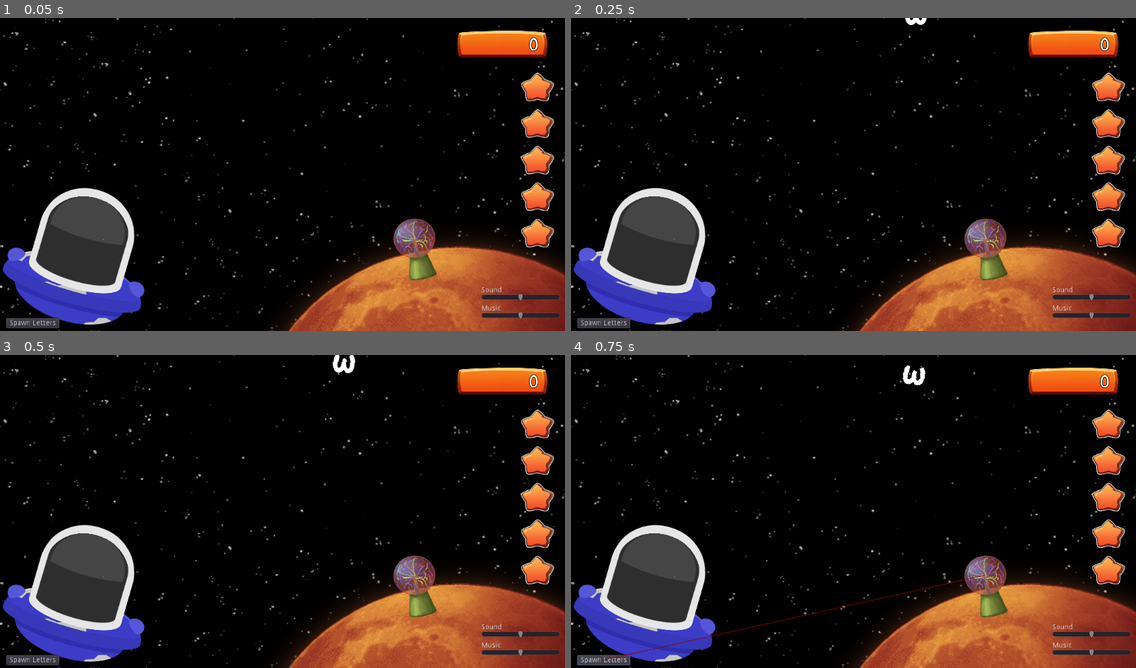
Above: before the commit, frames 1-4 (two rows, left to right).
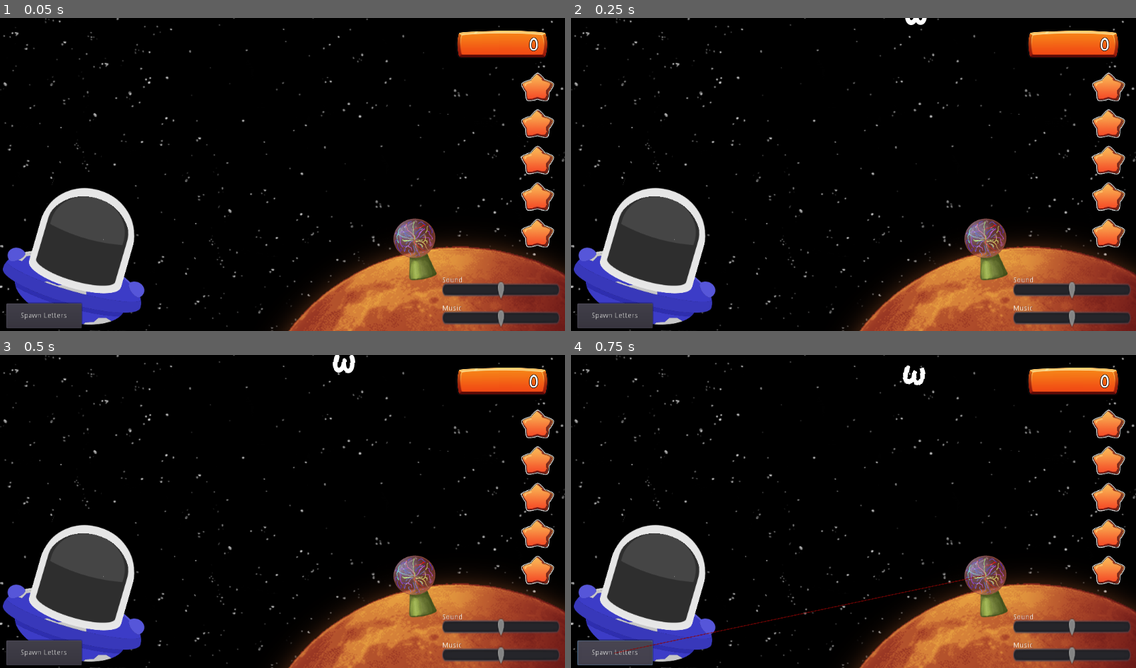
Above: after the commit, the same moments.

Repository: joschi1212/Buchstaben-Ueb-Spiel
Game: Godot game, scene res://main.tscn
The game is run twice, just before and just after one commit, with the same random seed, the same clock (stepped at 60 frames per second) and the same inputs. Video files are missing from this copy of the repository; at most half a second of black plays in their place.
Inputs:
- Up to frame 1 (0.05 s): no input
- Up to frame 2 (0.25 s): no input
- Up to frame 3 (0.5 s): no input
- Up to frame 4 (0.75 s): click "Spawn Letters" at 0.5 s

The runs differ from the first frame. In frame 1, 2.6% of the frame differs, in the area x 1-99%, y 82-100%; in frame 2, 2.6%; in frame 3, 2.6%; in frame 4, 3.0%, in the area x 1-99%, y 70-100%.

Commit message:
increase button size, increase slider size, optimize sound and music, and export stuff, add icon

Diff:
--- a/godot/AudioStreamPlayer2D.gd
+++ b/godot/AudioStreamPlayer2D.gd
@@ -13,8 +13,8 @@
 
 func _ready():
 	randomize()
-	music_slider = get_node("../MusicSlider")
-	sound_slider = get_node("../SoundSlider")
+	music_slider = get_parent().find_node("MusicSlider")
+	sound_slider = get_parent().find_node("SoundSlider")
 	if(music):
 		music_slider.connect("value_changed", self, "_on_music_slider_changed")
 	if(sound):
@@ -23,10 +23,18 @@
 func play_specific(i) ->void:
 	# stop()
 	stream = audio_files1[i]
+	if(volume_db <= -29.99):
+		stop()
+		return
 	play()
 
 func play_random(par) -> void:
 	var audio_files: Array
+
+	if(volume_db <= -29.99):
+		stop()
+		return
+
 	if(par > 1000):
 		audio_files = audio_files2
 	else:
@@ -49,6 +57,12 @@
 
 func _on_music_slider_changed(value : float):
 	volume_db = value
+	if(volume_db <= -29.99):
+		stop()
+		return
 
 func _on_sound_slider_changed(value : float):
 	volume_db = value
+	if(volume_db <= -29.99):
+		stop()
+		return
--- a/godot/main.tscn
+++ b/godot/main.tscn
@@ -40,14 +40,11 @@
 
 [node name="Button" type="Button" parent="."]
 pause_mode = 2
-margin_left = -529.339
-margin_top = 275.199
-margin_right = -428.339
-margin_bottom = 295.199
+margin_left = -529.0
+margin_top = 247.0
+margin_right = -385.0
+margin_bottom = 295.0
 text = "Spawn Letters"
-__meta__ = {
-"_edit_use_anchors_": false
-}
 
 [node name="StaticBody2D" type="StaticBody2D" parent="."]
 position = Vector2( 11.505, 276.842 )
@@ -101,9 +98,6 @@
 custom_fonts/font = SubResource( 2 )
 text = "0"
 align = 2
-__meta__ = {
-"_edit_use_anchors_": false
-}
 
 [node name="Stars" type="Node2D" parent="."]
 position = Vector2( 487.719, 112.68 )
@@ -136,42 +130,32 @@
 rect_rotation = 16.4
 video_files1 = [ ExtResource( 13 ), ExtResource( 14 ), ExtResource( 15 ) ]
 
-[node name="MusicSlider" type="HSlider" parent="."]
-margin_left = 380.0
-margin_top = 255.0
-margin_right = 530.0
-margin_bottom = 285.0
+[node name="MusicLabel" type="Label" parent="."]
+margin_left = 305.0
+margin_top = 250.0
+margin_right = 345.0
+margin_bottom = 264.0
+text = "Music"
+
+[node name="MusicSlider" type="HSlider" parent="MusicLabel"]
+margin_top = 5.0
+margin_right = 150.0
+margin_bottom = 22.0
+rect_scale = Vector2( 1.5, 2.5 )
 min_value = -30.0
 max_value = 30.0
-__meta__ = {
-"_edit_use_anchors_": false
-}
 
-[node name="Label" type="Label" parent="MusicSlider"]
-margin_top = -5.0
-margin_right = 40.0
-margin_bottom = 9.0
-text = "Music"
-__meta__ = {
-"_edit_use_anchors_": false
-}
+[node name="SoiundLabel" type="Label" parent="."]
+margin_left = 305.0
+margin_top = 196.0
+margin_right = 345.0
+margin_bottom = 210.0
+text = "Sound"
 
-[node name="SoundSlider" type="HSlider" parent="."]
-margin_left = 380.0
-margin_top = 220.0
-margin_right = 530.0
-margin_bottom = 250.0
+[node name="SoundSlider" type="HSlider" parent="SoiundLabel"]
+margin_top = 5.0
+margin_right = 150.0
+margin_bottom = 21.0
+rect_scale = Vector2( 1.5, 2.5 )
 min_value = -30.0
 max_value = 30.0
-__meta__ = {
-"_edit_use_anchors_": false
-}
-
-[node name="Label" type="Label" parent="SoundSlider"]
-margin_top = -5.0
-margin_right = 40.0
-margin_bottom = 9.0
-text = "Sound"
-__meta__ = {
-"_edit_use_anchors_": false
-}
Binary file added: godot/android_icon.png
Not shown, added: godot/android_icon.png.import
Not shown, changed: godot/export_presets.cfg
